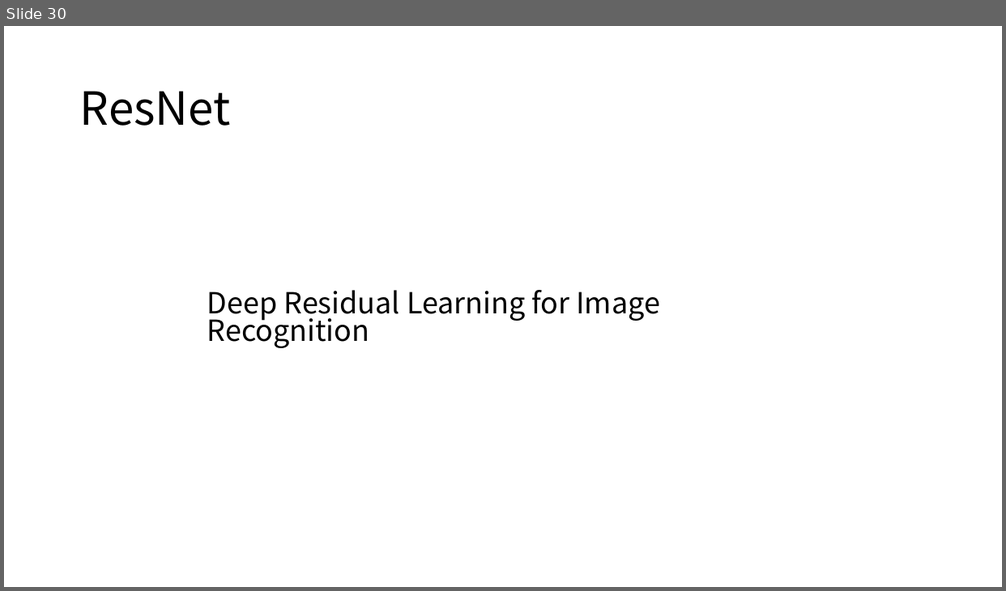
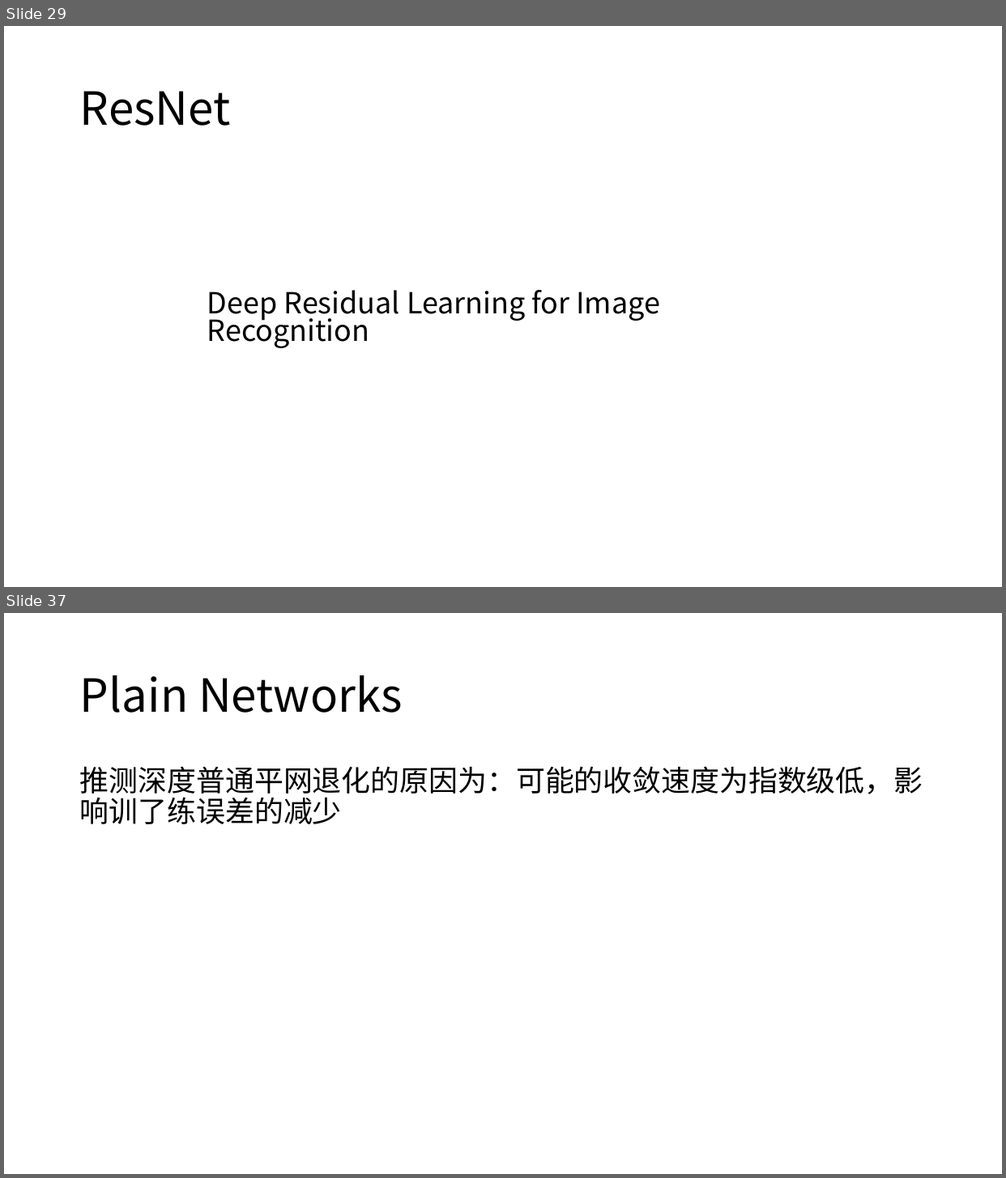
Before and after one commit to XianzhengWU/deeplearning_papernotes, a slide deck: 四篇论文笔记汇总.pptx. Shown one above the other, each under a label of ours: slide 30 before the commit, slides 29 and 37 after it; the slides between them are not shown. The pictures are 1006x591 and 1006x1178 pixels, drawn with LibreOffice and Linux fonts; fonts in the diff are those of the drawing. Boxes give left, top, right and bottom in pixels: in the first picture for what was removed or moved away, otherwise in the second. Text is boxed around its words. In the diff, an @@ line names an element or a change of style, - is before the commit and + after.

```diff
--- a/四篇论文笔记汇总.pptx
+++ b/四篇论文笔记汇总.pptx
@@ slide 37 added at bbox=[4, 613, 1002, 1174], background #FFFFFF @@
@@ title added at bbox=[80, 675, 403, 713], 44 pt, text #000000 @@
+Plain Networks
@@ text added at bbox=[80, 766, 923, 824], 28 pt, text #000000 @@
+推测深度普通平网退化的原因为：可能的收敛速度为指数级低，影响训了练误差的减少
@@ what was slide 30 is now slide 29 @@
```
Also in this commit, not shown: 2 slides changed, 13 other slides added, 6 slides removed, 1 other file.
